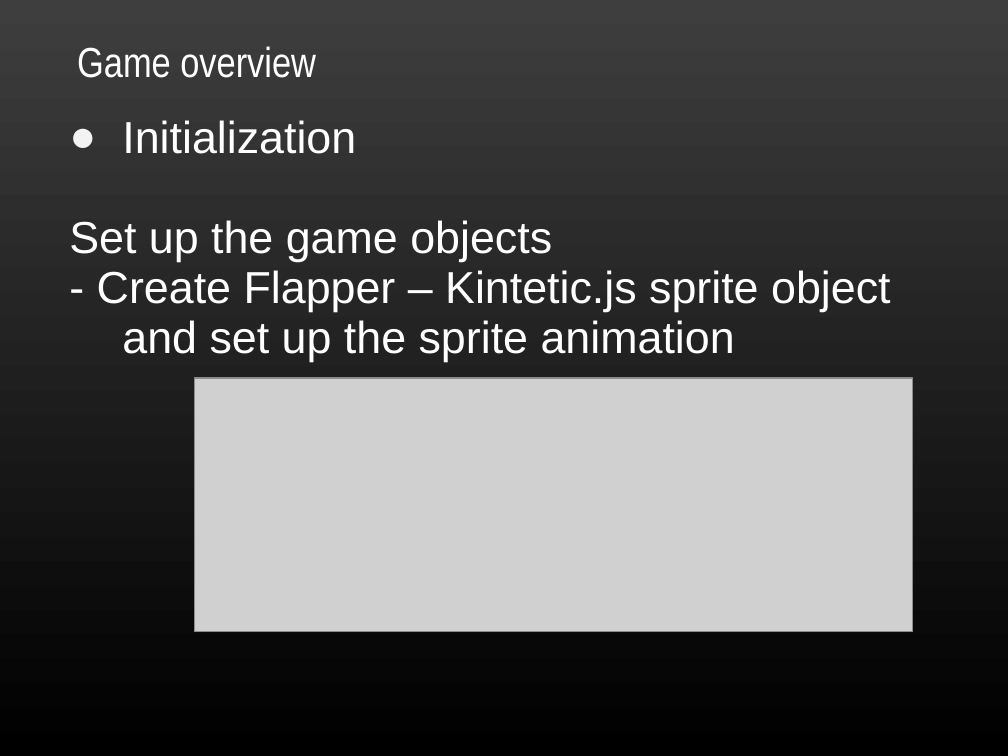
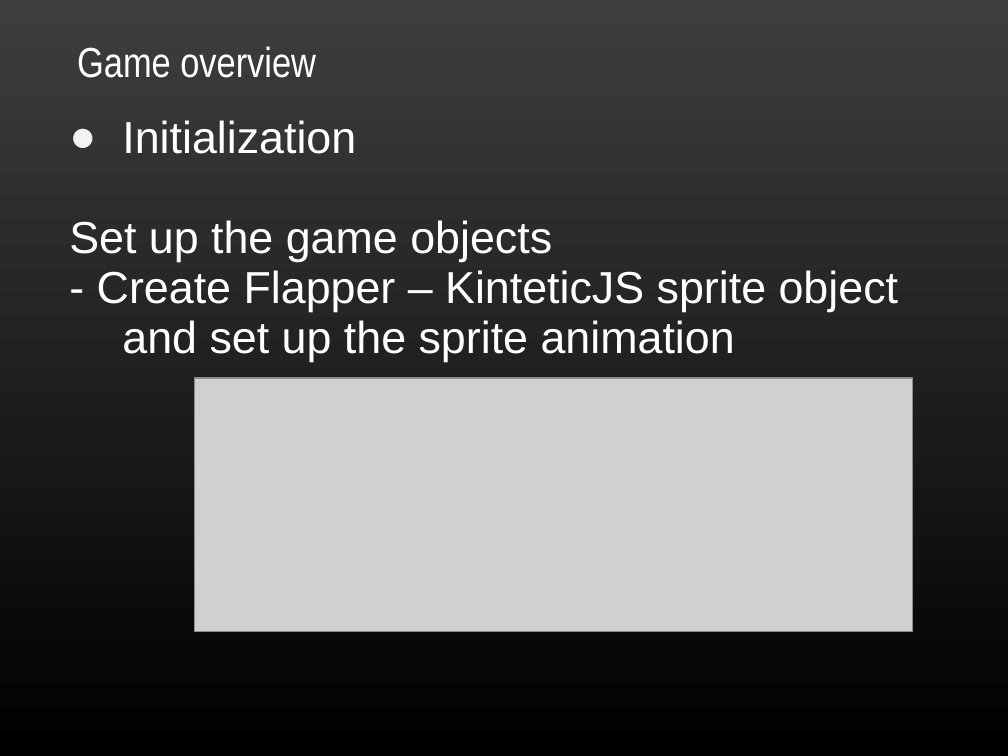
Before and after one commit to TeamSimba/Flapper, a slide deck: slide 6 of Flappy/Documentation/presentation.ppt. Drawn at 1008x756 pixels with LibreOffice and Linux fonts; fonts in the diff are those of the drawing; grey boxes stand for pictures; background and template pictures are left out. Boxes give left, top, right and bottom in pixels: in the first picture for what was removed or moved away, otherwise in the second. Text is boxed around its words. In the diff, an @@ line names an element or a change of style, - is before the commit and + after.

```diff
--- a/Flappy/Documentation/presentation.ppt
+++ b/Flappy/Documentation/presentation.ppt
@@ text at (x1=97, y1=270, x2=898, y2=362): text changed @@
-- Create Flapper – Kintetic.js sprite object and set up the sprite animation
+- Create Flapper – KinteticJS sprite object and set up the sprite animation
```
Also in this commit, not shown: 5 other slides changed, 2 other files.
